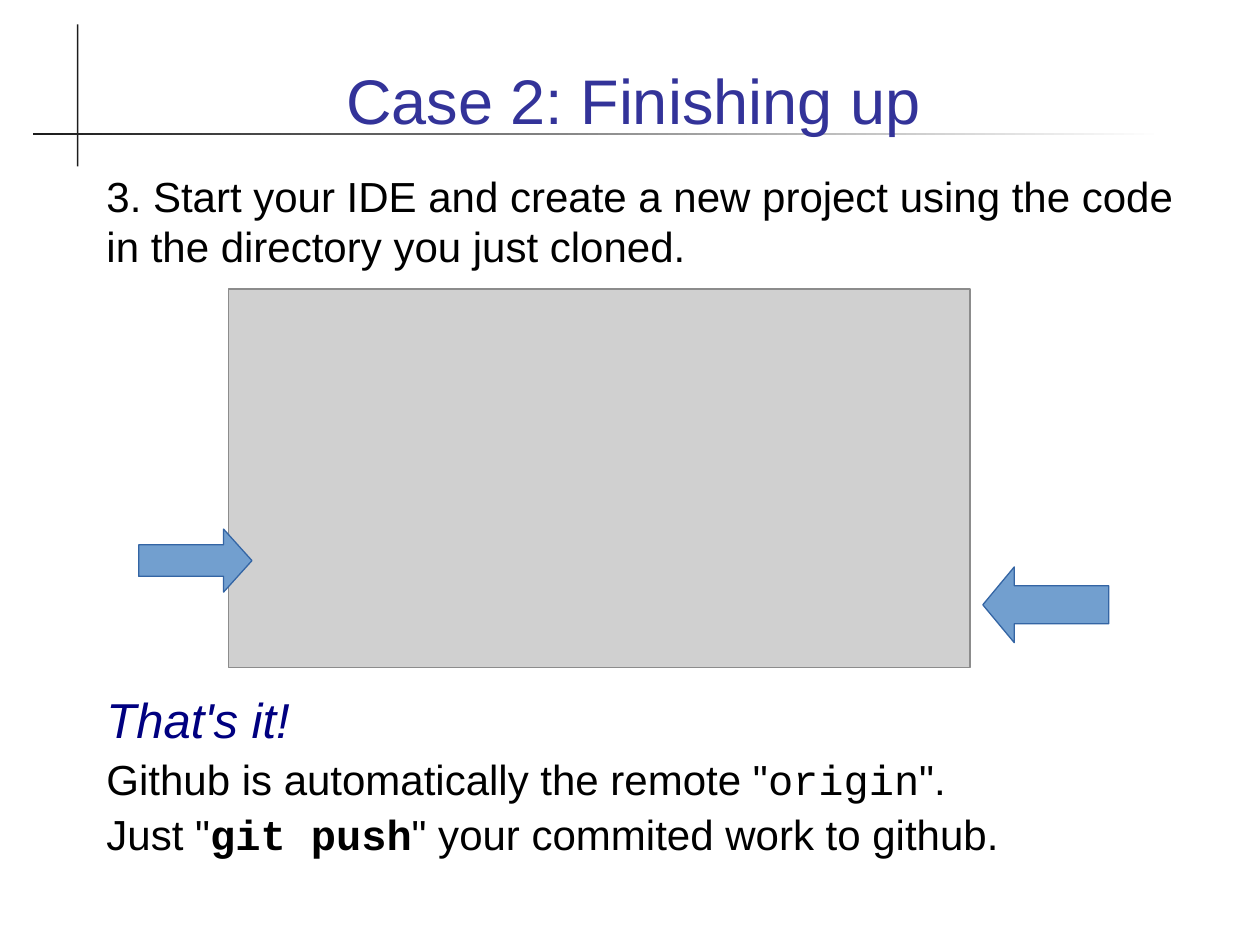
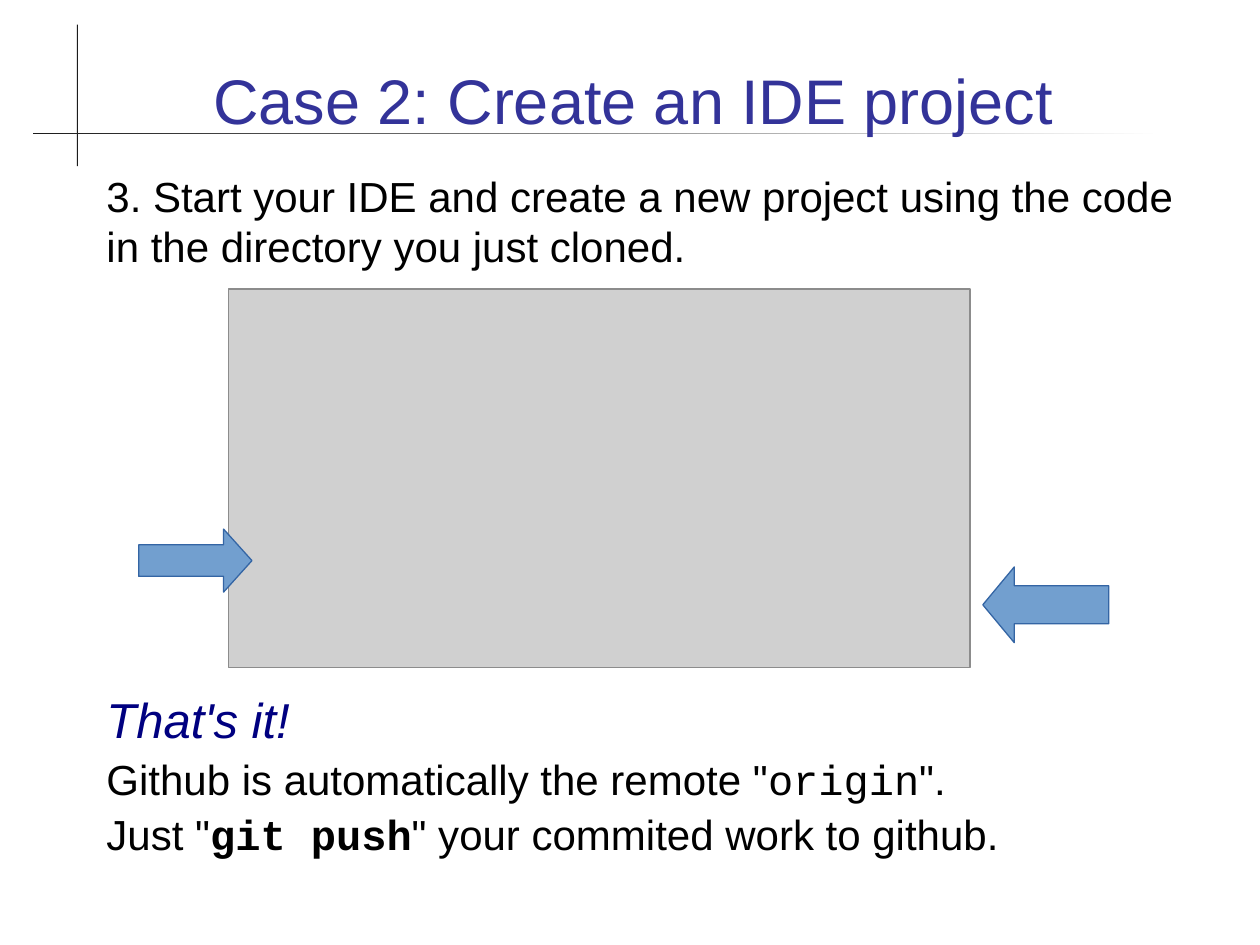
Before and after one commit to cpske/programming1, a slide deck: slide 12 of git/Using-Github.ppt. Drawn at 1260x945 pixels with LibreOffice and Linux fonts; fonts in the diff are those of the drawing; grey boxes stand for pictures. Boxes give left, top, right and bottom in pixels: in the first picture for what was removed or moved away, otherwise in the second. Text is boxed around its words. In the diff, an @@ line names an element or a change of style, - is before the commit and + after.

```diff
--- a/git/Using-Github.ppt
+++ b/git/Using-Github.ppt
@@ title at [213,78,1053,135]: text changed @@
-Case 2: Finishing up
+Case 2: Create an IDE project
```
Also in this commit, not shown: 6 other slides changed, 3 slides added, 1 other file.
